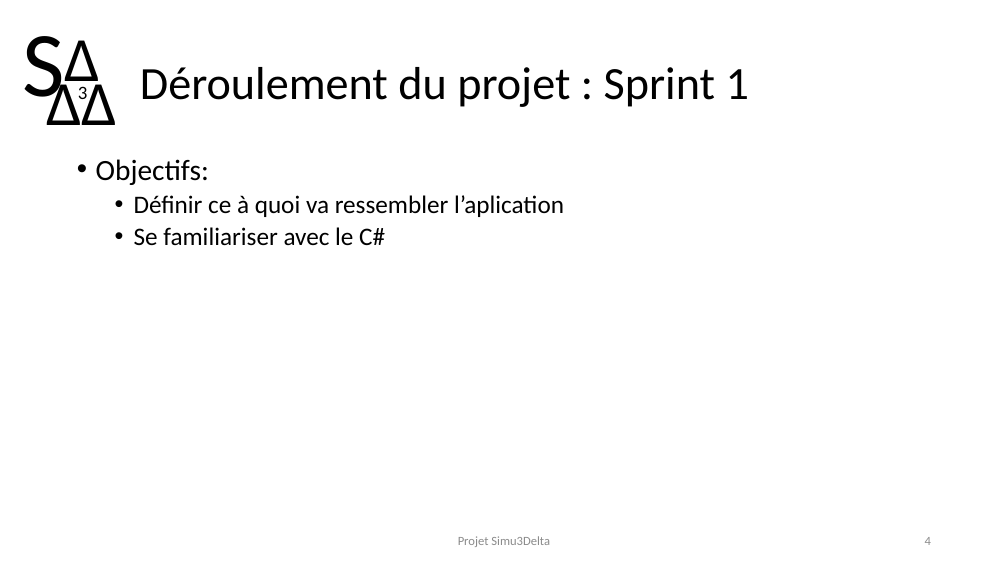
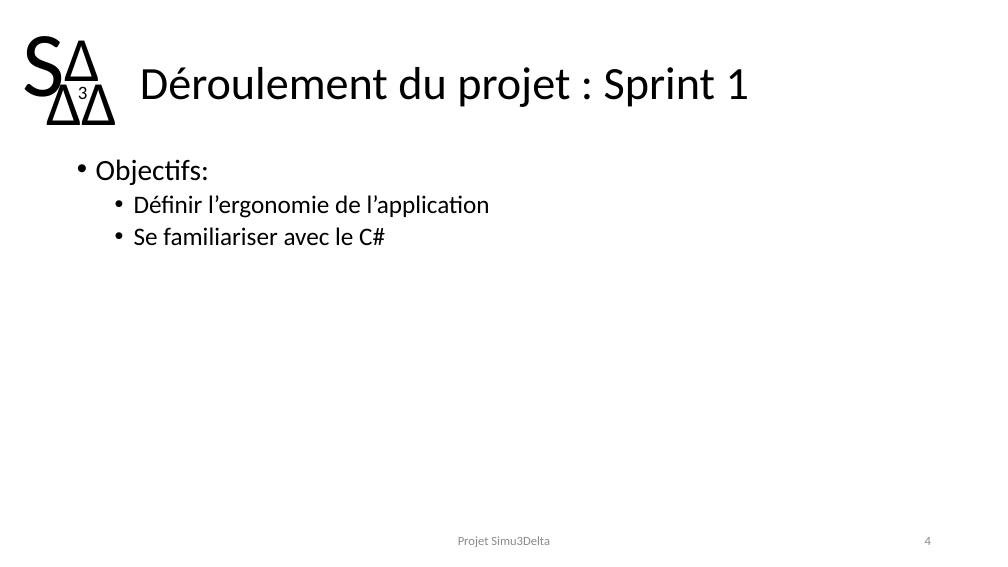
Before and after one commit to EmileXVIII/simu3Delta, a slide deck: slide 4 of DiapoSimu3Delda.pptx. Drawn at 1008x567 pixels with LibreOffice and Linux fonts; fonts in the diff are those of the drawing. Boxes give left, top, right and bottom in pixels: in the first picture for what was removed or moved away, otherwise in the second. Text is boxed around its words. In the diff, an @@ line names an element or a change of style, - is before the commit and + after.

```diff
--- a/DiapoSimu3Delda.pptx
+++ b/DiapoSimu3Delda.pptx
@@ text at (134,195,490,218): text changed @@
-  • Définir ce à quoi va ressembler l’aplication
+  • Définir l’ergonomie de l’application
```
Also in this commit, not shown: 4 other slides changed, 1 slide added, 23 other files.
